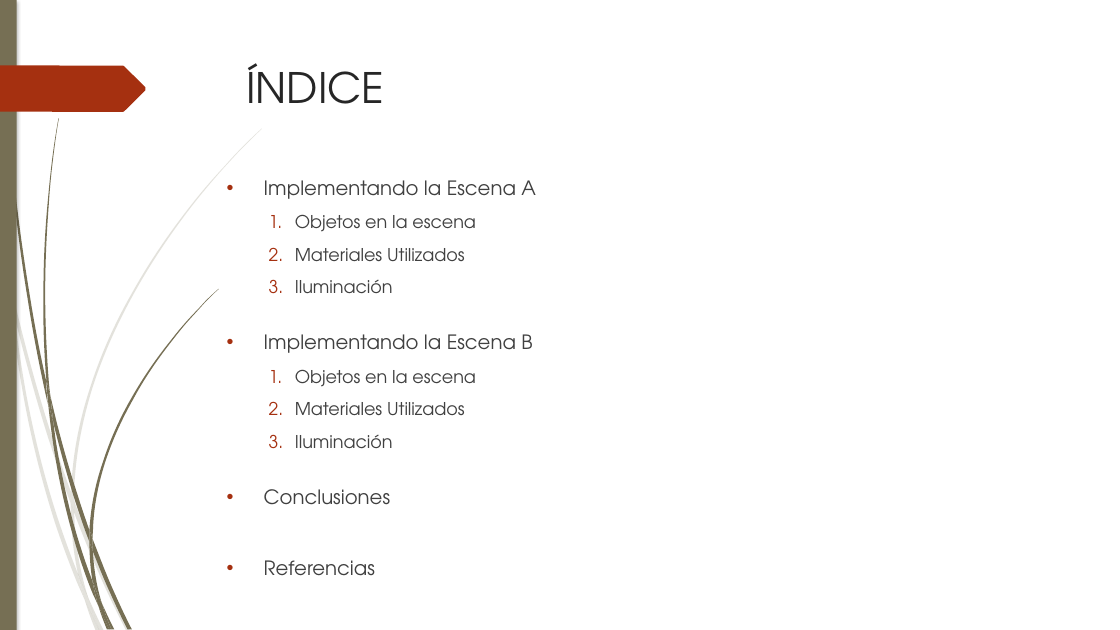
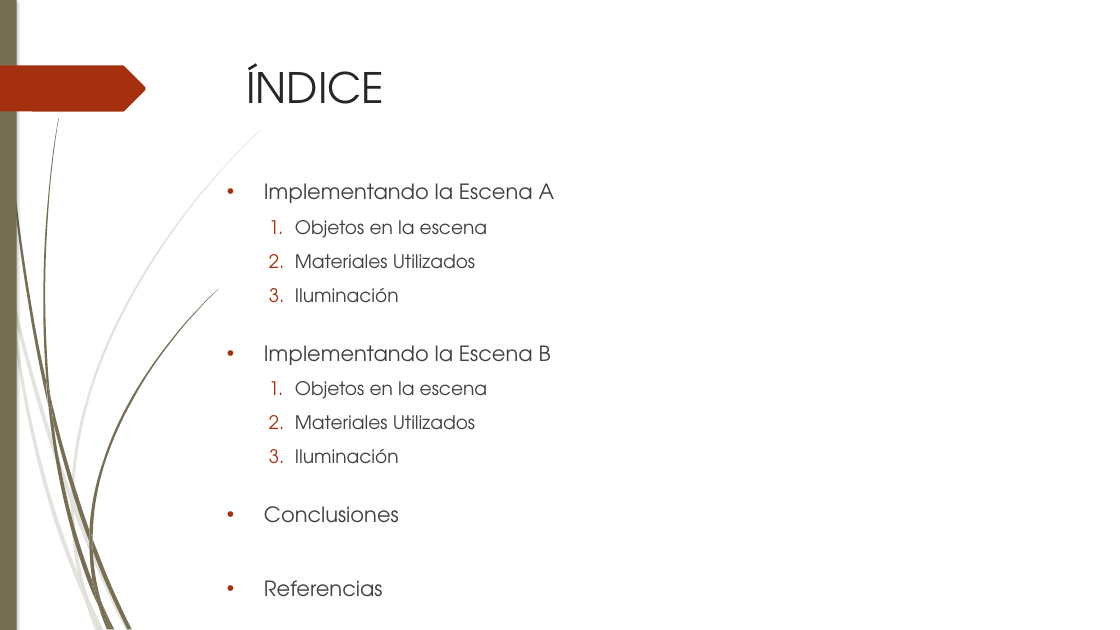
Before and after one commit to Barbmatt/Proyecto2, a slide deck: slide 2 of Presentación/Presentacion Proyecto 2.pptx. Drawn at 1120x630 pixels with LibreOffice and Linux fonts; fonts in the diff are those of the drawing. Boxes give left, top, right and bottom in pixels: in the first picture for what was removed or moved away, otherwise in the second. Text is boxed around its words. In the diff, an @@ line names an element or a change of style, - is before the commit and + after.

```diff
--- a/Presentación/Presentacion Proyecto 2.pptx
+++ b/Presentación/Presentacion Proyecto 2.pptx
@@ text "Implementando la Escena A" at box(264, 183, 555, 597): size 16.9 to 18 pt in "Implementando la Escena A", "Implementando la Escena B", "Conclusiones", "Referencias"; size 15 to 16 pt in "Objetos en la escena", "Materiales Utilizados", "Iluminación", "Objetos en la escena" and 2 more places @@
@@ freeform shape at box(71, 129, 262, 501): outline redrawn @@
```
Also in this commit, not shown: 14 other slides changed, 1 slide added, 1 slide removed, 2 other files.
